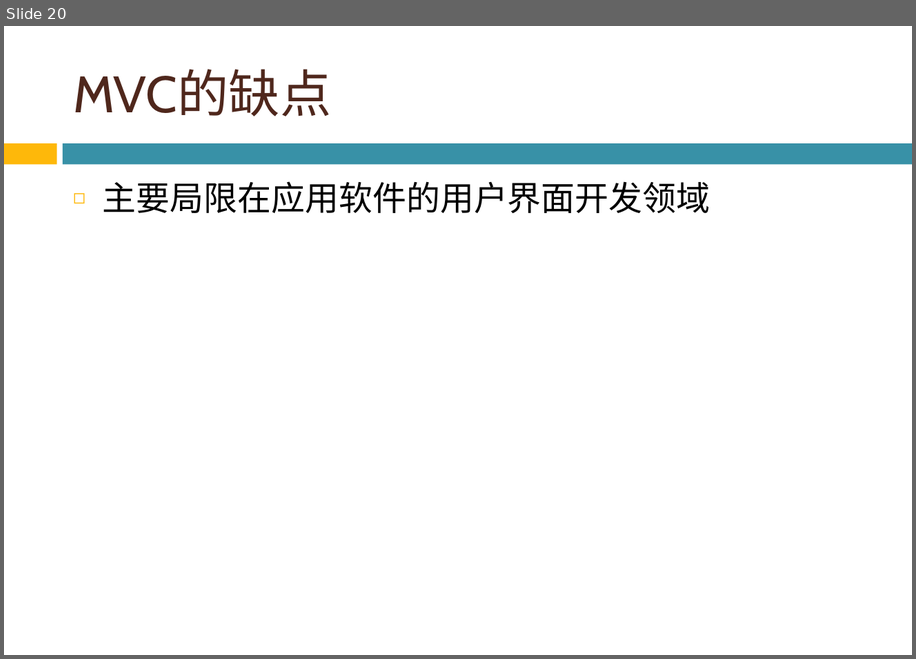
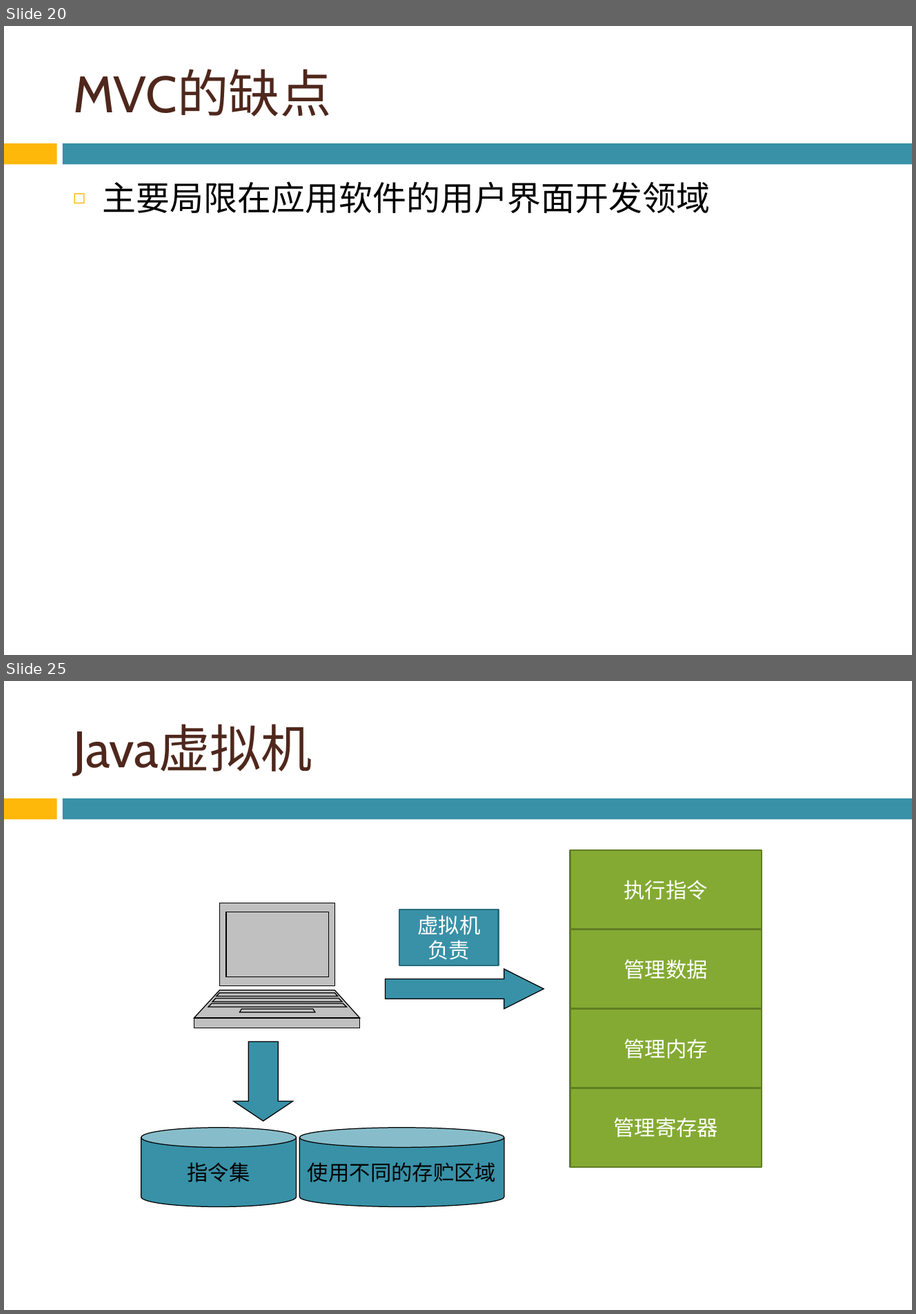
Before and after one commit to bonkboykz/jz81.github.io, a slide deck: course/smt/LectureNotes/(Spring2016)Lecture5.pptx. Shown one above the other, each under a label of ours: slide 20 before the commit, slides 20 and 25 after it; the slides between them are not shown. The pictures are 916x659 and 916x1314 pixels, drawn with LibreOffice and Linux fonts; fonts in the diff are those of the drawing; background and template pictures are left out. Boxes give left, top, right and bottom in pixels: in the first picture for what was removed or moved away, otherwise in the second. Text is boxed around its words. In the diff, an @@ line names an element or a change of style, - is before the commit and + after.

```diff
--- a/course/smt/LectureNotes/(Spring2016)Lecture5.pptx
+++ b/course/smt/LectureNotes/(Spring2016)Lecture5.pptx
@@ slide 25 added at box(4, 681, 912, 1310), background picture (left out); not listed: 2 template elements that a slide beside it also shows @@
@@ title added at box(73, 724, 312, 776), 44 pt, text #4F271C @@
+Java虚拟机
@@ rectangle added at box(570, 850, 761, 929), fill #84AA33, outline #627E26 1.5 pt, 18 pt, text #FFFFFF @@
+执行指令
@@ freeform shape added at box(194, 903, 360, 1028), fill #C0C0C0, outline #000000 0.75 pt @@
@@ rectangle added at box(400, 910, 499, 966), fill #3891A7, outline #296B7C 1.5 pt, 18 pt, text #FFFFFF @@
+虚拟机负责
@@ rectangle added at box(570, 929, 761, 1008), fill #84AA33, outline #627E26 1.5 pt, 18 pt, text #FFFFFF @@
+管理数据
@@ right arrow added at box(386, 969, 544, 1008), fill #3891A7, outline #000000 0.75 pt @@
@@ rectangle added at box(570, 1009, 761, 1087), fill #84AA33, outline #627E26 1.5 pt, 18 pt, text #FFFFFF @@
+管理内存
@@ down arrow added at box(234, 1042, 293, 1121), fill #3891A7, outline #000000 0.75 pt @@
@@ rectangle added at box(570, 1087, 761, 1167), fill #84AA33, outline #627E26 1.5 pt, 18 pt, text #FFFFFF @@
+管理寄存器
@@ cylinder added at box(141, 1127, 297, 1206), fill #3891A7, outline #000000 0.75 pt, 18 pt, text #000000 @@
+指令集
@@ cylinder added at box(300, 1127, 504, 1206), fill #3891A7, outline #000000 0.75 pt, 18 pt, text #000000 @@
+使用不同的存贮区域
```
Also in this commit, not shown: 25 other slides added, 2 other files.
